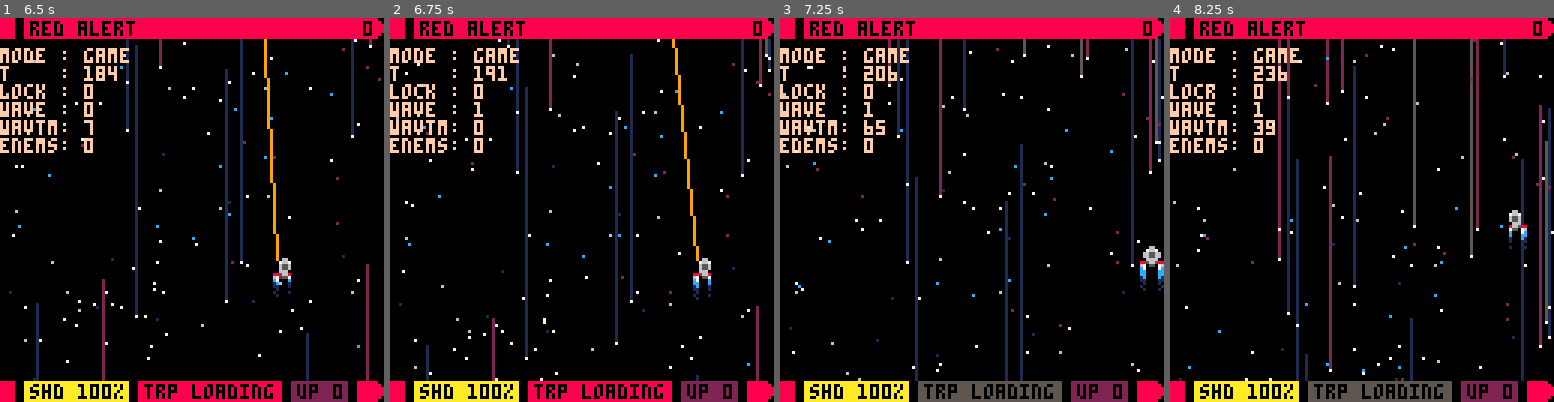
Above: before the commit, frames 1-4 (left to right).
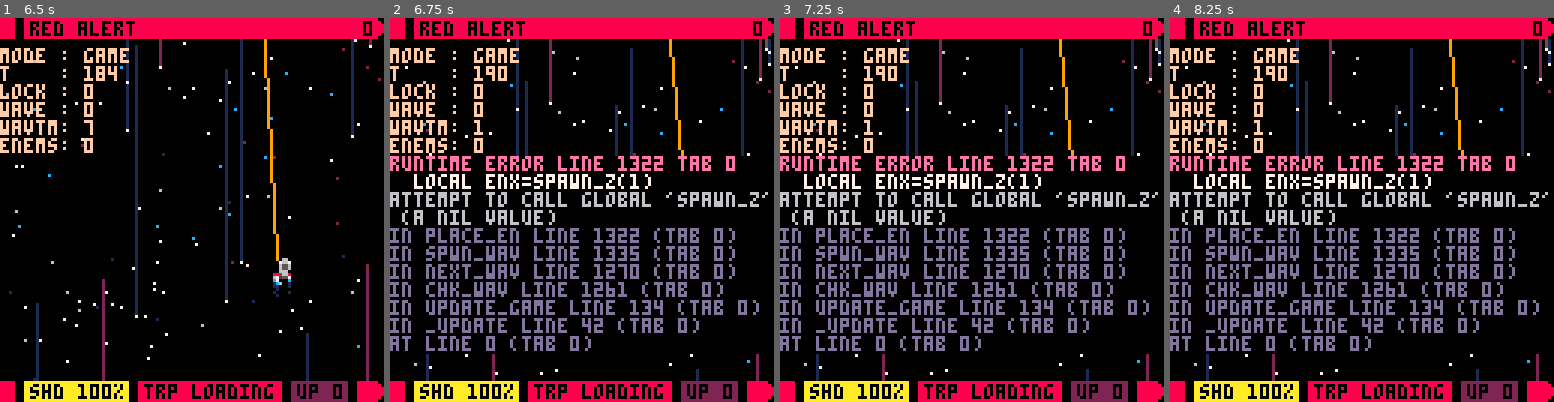
Above: after the commit, the same moments.

Repository: fab-industries/red-alert
Game: PICO-8 cartridge redalert.p8
The game is run twice, just before and just after one commit, with the same random seed, the same clock (stepped at 60 frames per second) and the same inputs.
Inputs:
- Up to frame 1 (6.5 s): tap X (X key) at 0.33, 1.07, 1.85, 2.97, 4.08, 5.2, 6.32 s; tap O (Z key) at 0.7, 1.7, 2.1, 2.5, 2.9, 3.3, 3.7, 4.1, 4.5, 4.9, 5.3, 5.7, 6.1 s; hold Right 1.6-2.1 s; hold Up 2.15-2.42 s; hold Right 2.47-3.03 s; hold Left 3.08-3.58 s; hold Down 3.63-3.97 s; hold Right 4.02-4.68 s; hold Up 4.73-5.03 s; hold Left 5.08-5.68 s; hold Down 5.73-6.03 s; hold Right from 6.08 s (still down)
- Up to frame 2 (6.75 s): tap O (Z key) at 6.5 s; release Right at 6.58 s; hold Right from 6.63 s (still down)
- Up to frame 3 (7.25 s): tap O (Z key) at 6.9 s; release Right at 7.13 s; hold Up from 7.18 s (still down)
- Up to frame 4 (8.25 s): tap O (Z key) at 7.3, 7.7, 8.1 s; tap X (X key) at 7.43 s; release Up at 7.45 s; hold Right 7.5-8.07 s; hold Left from 8.12 s (still down)

Frame 1 is identical in both runs. In frame 2, 16% of the frame differs, in the area x 0-100%, y 5-95%; in frame 3, 20%; in frame 4, 22%, in the area x 0-100%, y 5-100%.
Error after the commit: runtime error line 1322 tab 0; local enx=spawn_z(1); attempt to call global 'spawn_z' (a nil value)

Commit message:
Began work on first enemy wave pattern

Diff:
--- a/redalert.p8
+++ b/redalert.p8
@@ -1221,10 +1221,10 @@
 -->8
 --waves & enemies
 
-function spwn_en(entype)
+function spwn_en(enx,eny,entype)
  local myen={}
- myen.x=rnd(120)
- myen.y=-8
+ myen.x=enx
+ myen.y=eny
  myen.sx=0
  myen.sy=1
  myen.invuln=0
@@ -1282,6 +1282,25 @@
  end
 end
 
+function spwn_z(encount)
+
+ if encount==1 then
+  local zone=flr(rnd(4))+1
+  if zone==1 then
+   local enx=13+rnd(25)
+  elseif zone==2 then
+   local enx=38+rnd(25)
+  elseif zone==3 then
+   local enx=63+rnd(25)
+  elseif zone==4 then
+   local enx=88+rnd(25)
+  end
+ end
+
+  return enx
+end
+
+
 function place_en(wav_type)
 
  --[[
@@ -1301,7 +1320,11 @@
 
 ]]
 
- if wav_type=="tl easy" then
+ if wav_type=="ti-single" then
+
+  local enx=spawn_z(1)
+  local eny=-8
+  spwn_en(enx,eny,"tingan")
 
  end
 
@@ -1312,7 +1335,7 @@
 
  if wav_diff==1 then
 
-  place_en("tl easy")
+  place_en("ti-single")
 
  elseif wav_diff==2 then
   spwn_en("aquilan")
